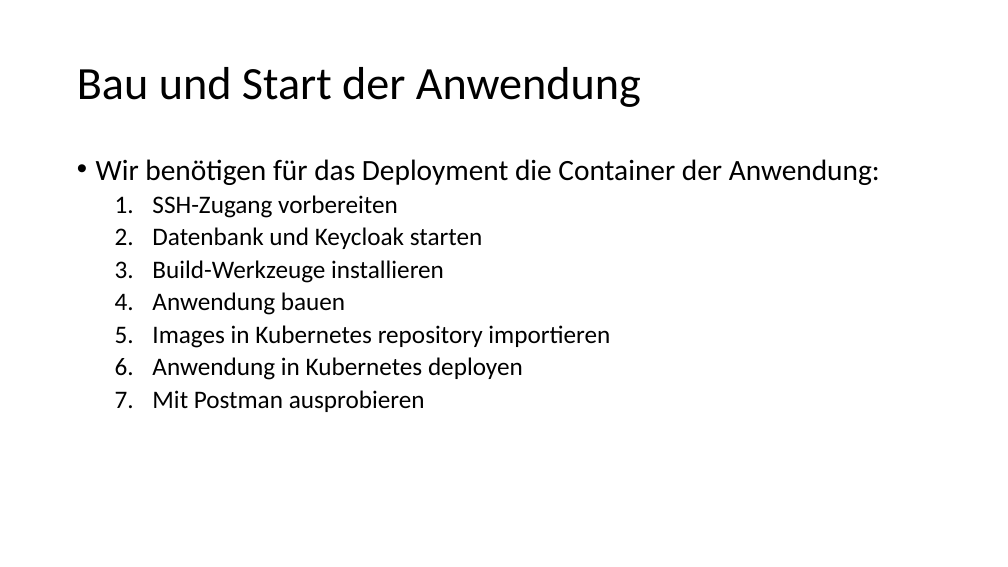
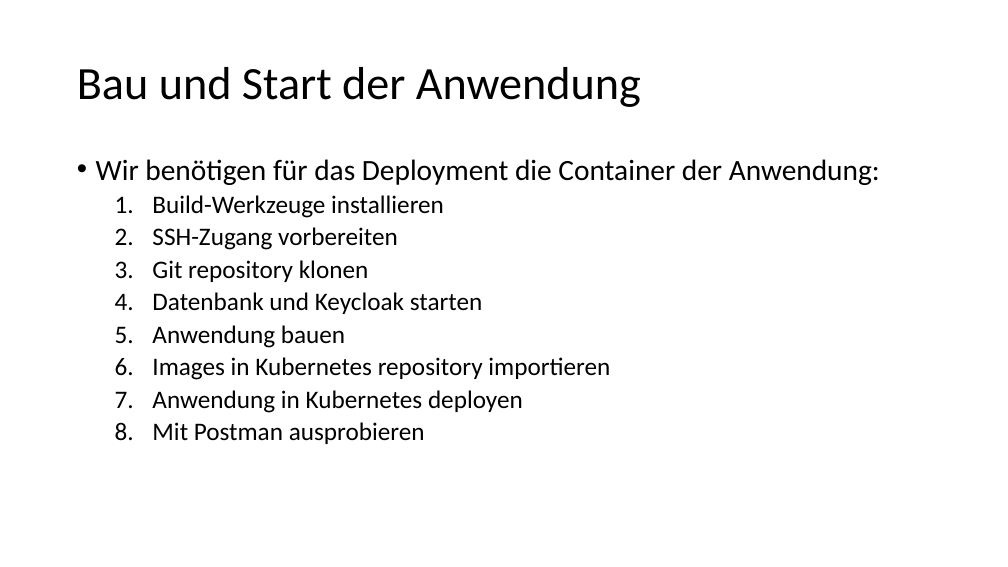
Before and after one commit to igeldo/PR4-SoSe23, a slide deck: slide 3 of sample/kubernetes/Bring your own device - Teil 2.pptx. Drawn at 1008x567 pixels with LibreOffice and Linux fonts; fonts in the diff are those of the drawing. Boxes give left, top, right and bottom in pixels: in the first picture for what was removed or moved away, otherwise in the second. Text is boxed around its words. In the diff, an @@ line names an element or a change of style, - is before the commit and + after.

```diff
--- a/sample/kubernetes/Bring your own device - Teil 2.pptx
+++ b/sample/kubernetes/Bring your own device - Teil 2.pptx
@@ text at [152,195,444,218]: paragraph added @@
+  1. Build-Werkzeuge installieren
@@ text at [152,260,369,282]: paragraph added @@
+  3. Git repository klonen
@@ text at [152,260,444,283]: paragraph removed @@
-  3. Build-Werkzeuge installieren
```
Also in this commit, not shown: 9 other slides changed, 1 slide added, 3 slides removed.
